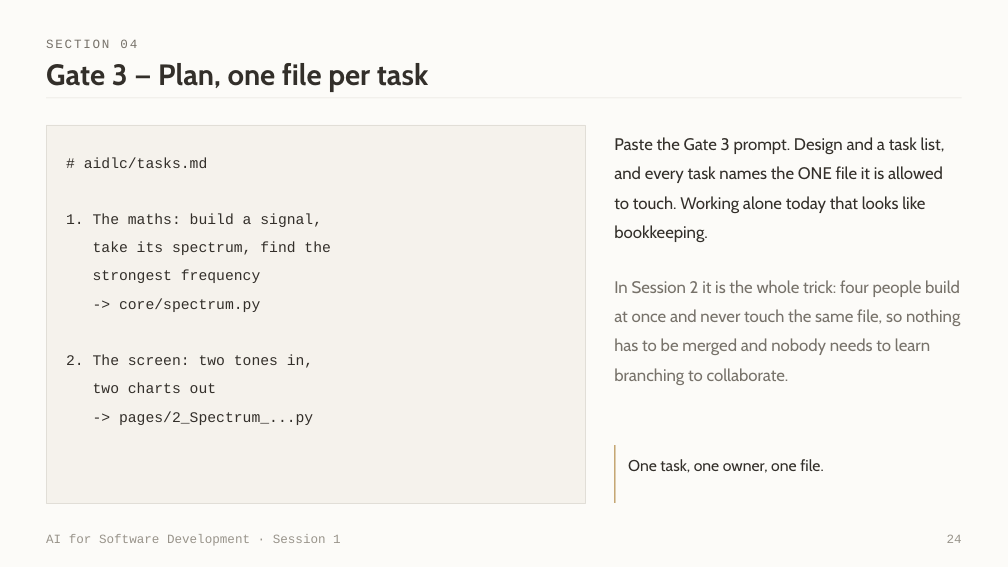
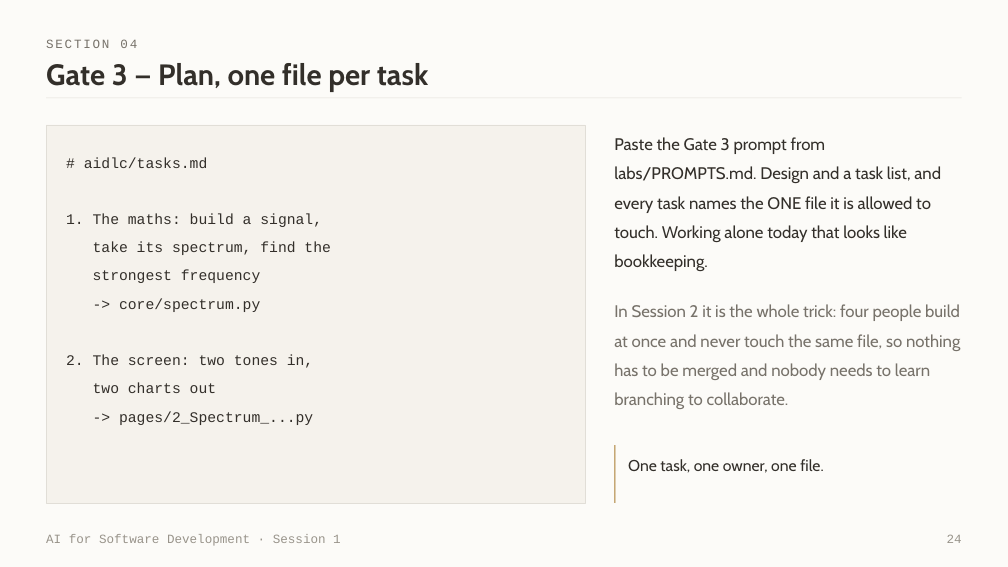
Before and after one commit to witchapong/ai-for-software-dev, a slide deck: slide 24 of slides/Session 1 - Meet Your Agent.pptx. Drawn at 1008x567 pixels with LibreOffice and Linux fonts; fonts in the diff are those of the drawing. Boxes give left, top, right and bottom in pixels: in the first picture for what was removed or moved away, otherwise in the second. Text is boxed around its words. In the diff, an @@ line names an element or a change of style, - is before the commit and + after.

```diff
--- a/slides/Session 1 - Meet Your Agent.pptx
+++ b/slides/Session 1 - Meet Your Agent.pptx
@@ text at bbox=[614, 137, 941, 271]: text changed @@
-Paste the Gate 3 prompt. Design and a task list, and every task names the ONE file it is allowed to touch. Working alone today that looks like bookkeeping.
+Paste the Gate 3 prompt from labs/PROMPTS.md. Design and a task list, and every task names the ONE file it is allowed to touch. Working alone today that looks like bookkeeping.
@@ text "In Session 2 it is ...": place and size @@
-text "In Session 2 it is ..." at bbox=[614, 280, 960, 385]
+text "In Session 2 it is ..." at bbox=[614, 304, 960, 409]
```
Also in this commit, not shown: 1 other slide changed, 3 other files.
